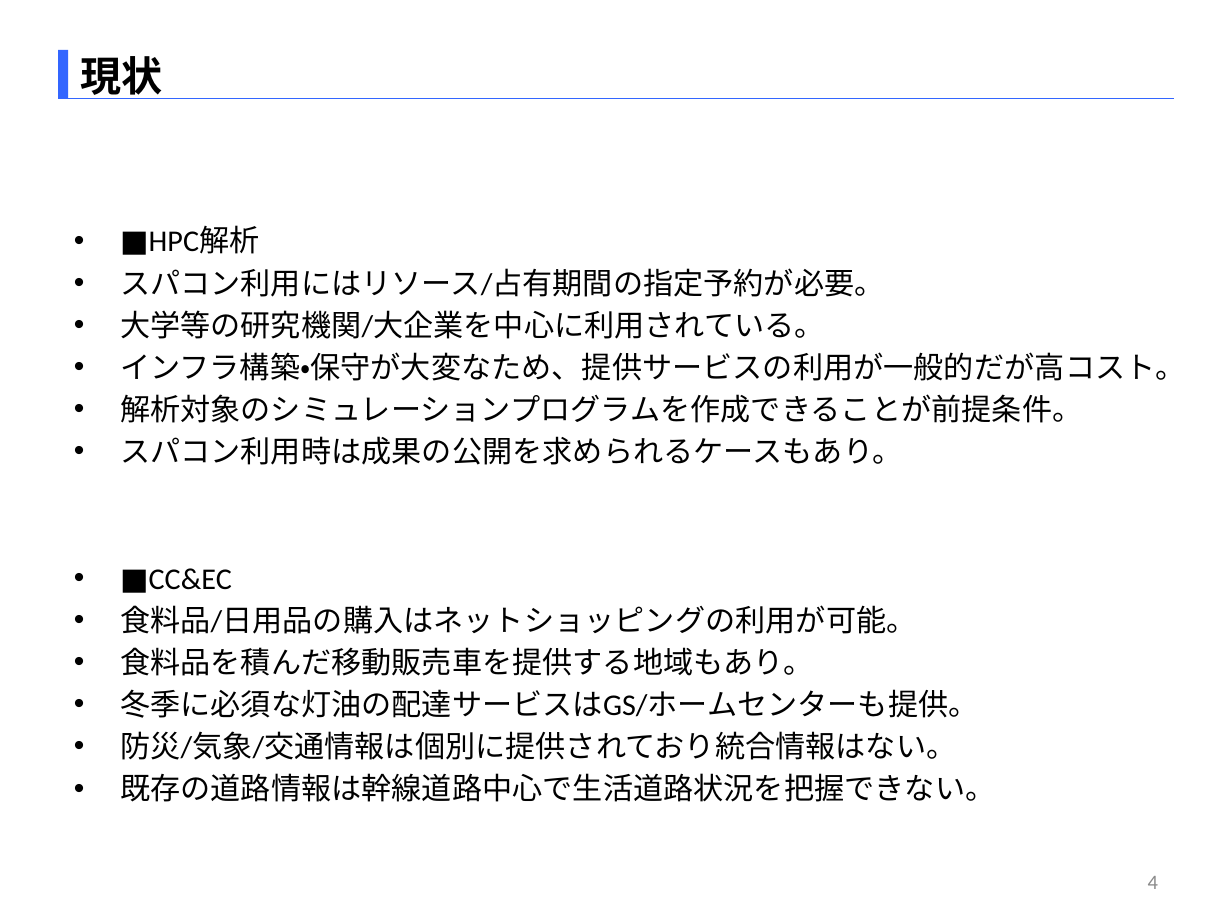
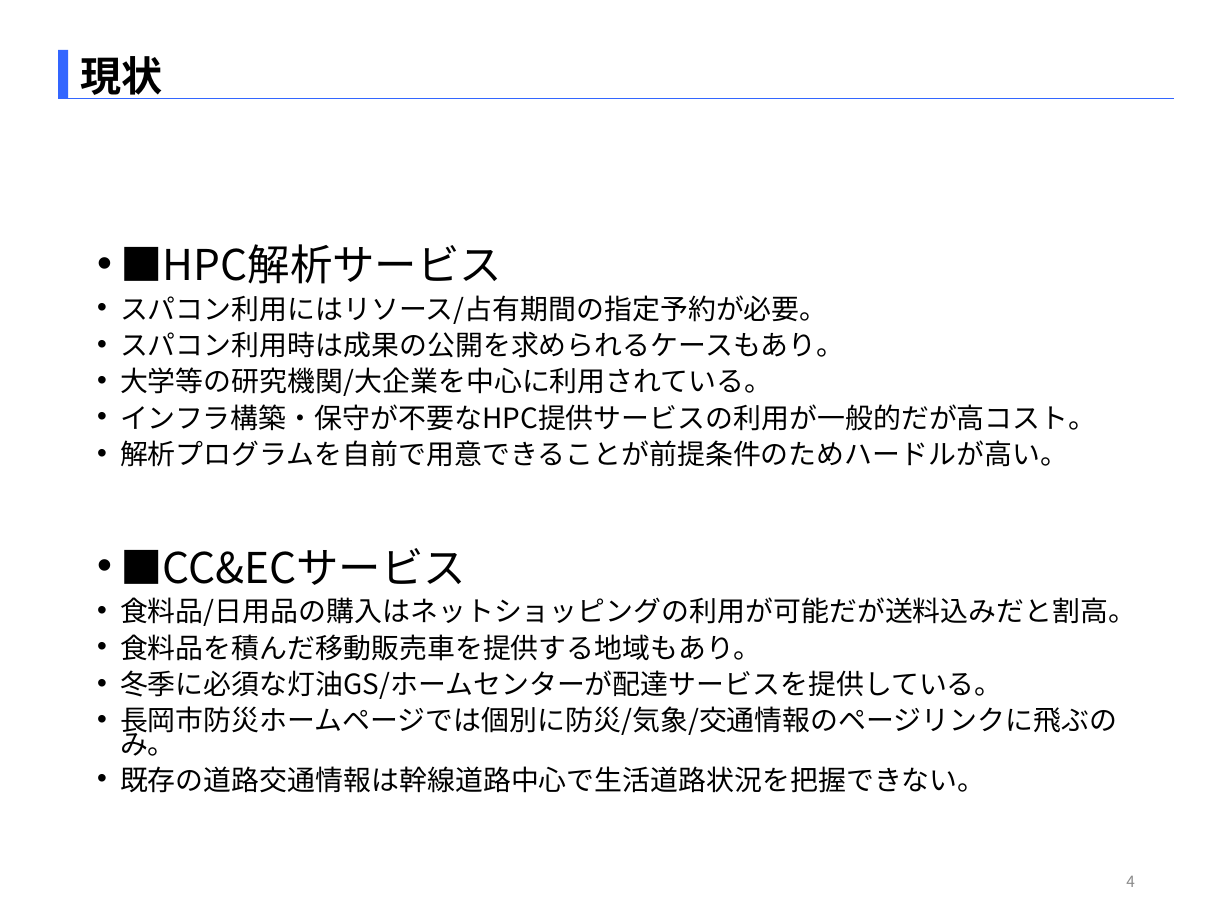
Before and after one commit to SITH-YN/PythonTool, a slide deck: slide 4 of Temp/EMB本部_中村洋太_290863_[HPC解析_CC&ECサービス].pptx. Drawn at 1232x924 pixels with LibreOffice and Linux fonts; fonts in the diff are those of the drawing. Boxes give left, top, right and bottom in pixels: in the first picture for what was removed or moved away, otherwise in the second. Text is boxed around its words. In the diff, an @@ line names an element or a change of style, - is before the commit and + after.

```diff
--- a/Temp/EMB本部_中村洋太_290863_[HPC解析_CC&ECサービス].pptx
+++ b/Temp/EMB本部_中村洋太_290863_[HPC解析_CC&ECサービス].pptx
@@ text "■HPC解析サービス": place and size @@
-text "■HPC解析サービス" at bbox=[120, 227, 1185, 802]
+text "■HPC解析サービス" at bbox=[120, 244, 1136, 793]
@@ text at bbox=[120, 244, 502, 284]: text changed; size 17.6 to 24.8 pt; font Calibri to Noto Sans CJK JP @@
-• ■HPC解析
+• ■HPC解析サービス
@@ text at bbox=[120, 295, 828, 661]: size 17.6 to 16.3 pt, font Calibri to Noto Sans CJK JP in "スパコン利用にはリソース/占有期間の指定予約が必要。", "大学等の研究機関/大企業を中心に利用されている。", "食料品を積んだ移動販売車を提供する地域もあり。"; indent changed; line spacing 1 to 0.7; more space between paragraphs @@
@@ text at bbox=[120, 331, 844, 358]: paragraph added @@
+• スパコン利用時は成果の公開を求められるケースもあり。
@@ text at bbox=[120, 404, 1136, 626]: text changed; size 17.6 to 16.3 pt; font Calibri to Noto Sans CJK JP @@
-• インフラ構築・保守が大変なため、提供サービスの利用が一般的だが高コスト。
-• 解析対象のシミュレーションプログラムを作成できることが前提条件。
-• スパコン利用時は成果の公開を求められるケースもあり。
-• ■CC&EC
-• 食料品/日用品の購入はネットショッピングの利用が可能。
+• インフラ構築・保守が不要なHPC提供サービスの利用が一般的だが高コスト。
+• 解析プログラムを自前で用意できることが前提条件のためハードルが高い。
+• ■CC&ECサービス
+• 食料品/日用品の購入はネットショッピングの利用が可能だが送料込みだと割高。
@@ text at bbox=[120, 670, 1117, 793]: text changed; size 17.6 to 16.3 pt; font Calibri to Noto Sans CJK JP @@
-• 冬季に必須な灯油の配達サービスはGS/ホームセンターも提供。
-• 防災/気象/交通情報は個別に提供されており統合情報はない。
-• 既存の道路情報は幹線道路中心で生活道路状況を把握できない。
+• 冬季に必須な灯油GS/ホームセンターが配達サービスを提供している。
+• 長岡市防災ホームページでは個別に防災/気象/交通情報のページリンクに飛ぶのみ。
+• 既存の道路交通情報は幹線道路中心で生活道路状況を把握できない。
@@ page number: place and size @@
-page number at bbox=[1148, 876, 1158, 889]
+page number at bbox=[1126, 876, 1135, 887]
@@ page number at bbox=[1126, 876, 1135, 887]: size 12 to 9 pt, font Calibri to Noto Sans CJK JP @@
```
Also in this commit, not shown: 9 other slides changed, 3 slides added, 1 slide removed.
